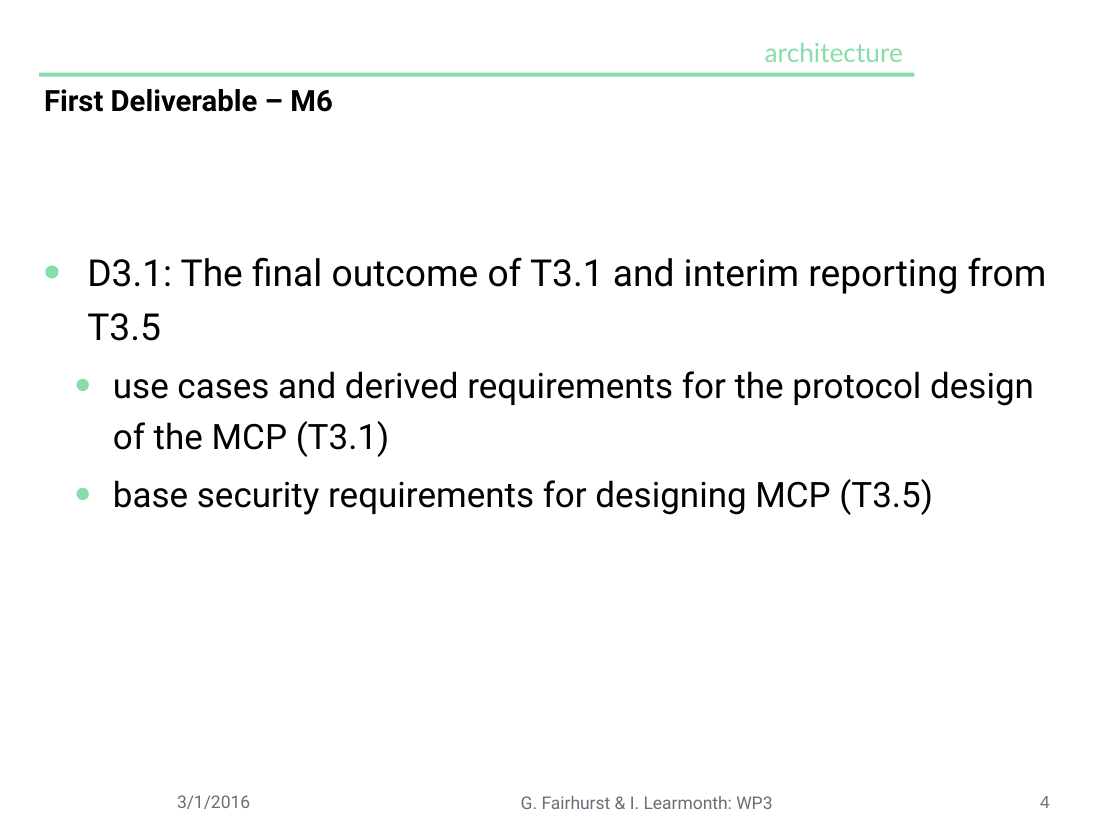
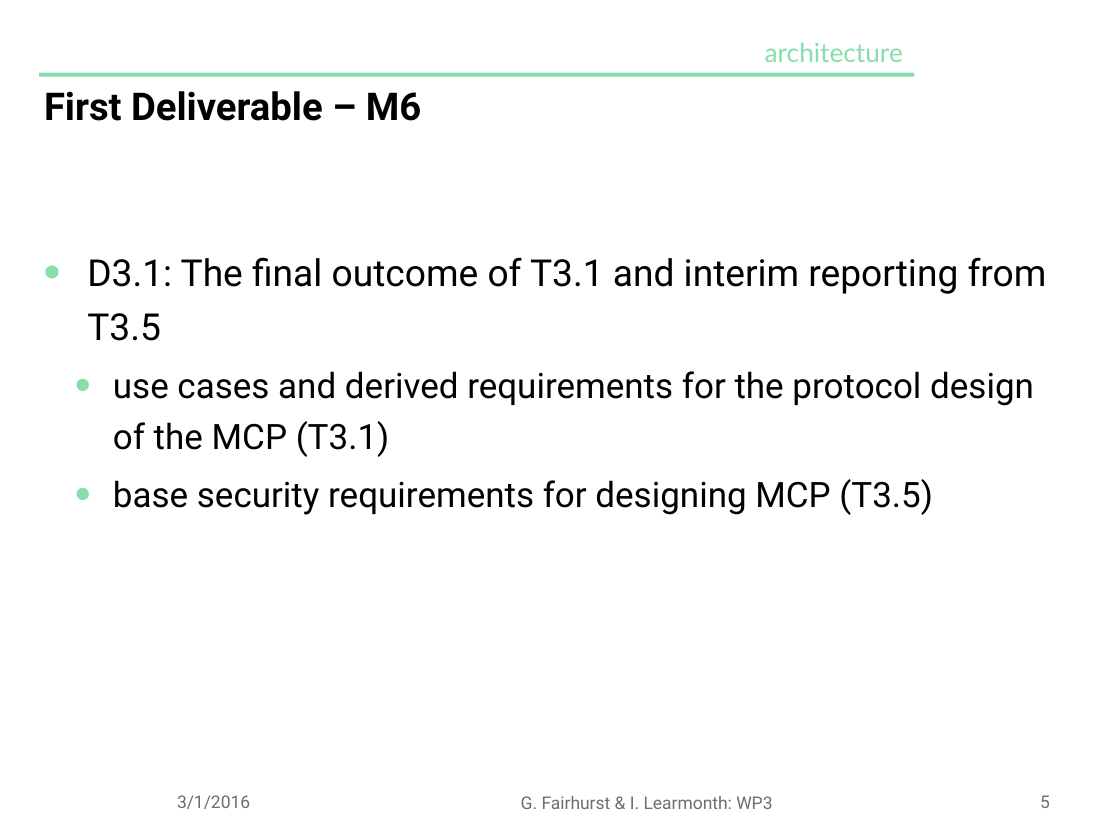
Before and after one commit to mami-project/roadshows, a slide deck: slide 5 of kickoff/wp3-eu-summary.pptx (slide 4 before the commit). Drawn at 1120x840 pixels with LibreOffice and Linux fonts; fonts in the diff are those of the drawing; background and template pictures are left out. Boxes give left, top, right and bottom in pixels: in the first picture for what was removed or moved away, otherwise in the second. Text is boxed around its words. In the diff, an @@ line names an element or a change of style, - is before the commit and + after.

```diff
--- a/kickoff/wp3-eu-summary.pptx
+++ b/kickoff/wp3-eu-summary.pptx
@@ title "First Deliverable – M6" at [44,91,421,121]: size 26.8 to 35 pt @@
@@ page number at [1040,795,1050,808]: text changed; font Arial to Roboto @@
-4
+5
```
Also in this commit, not shown: 2 other slides changed, 1 slide added, 1 other file.
